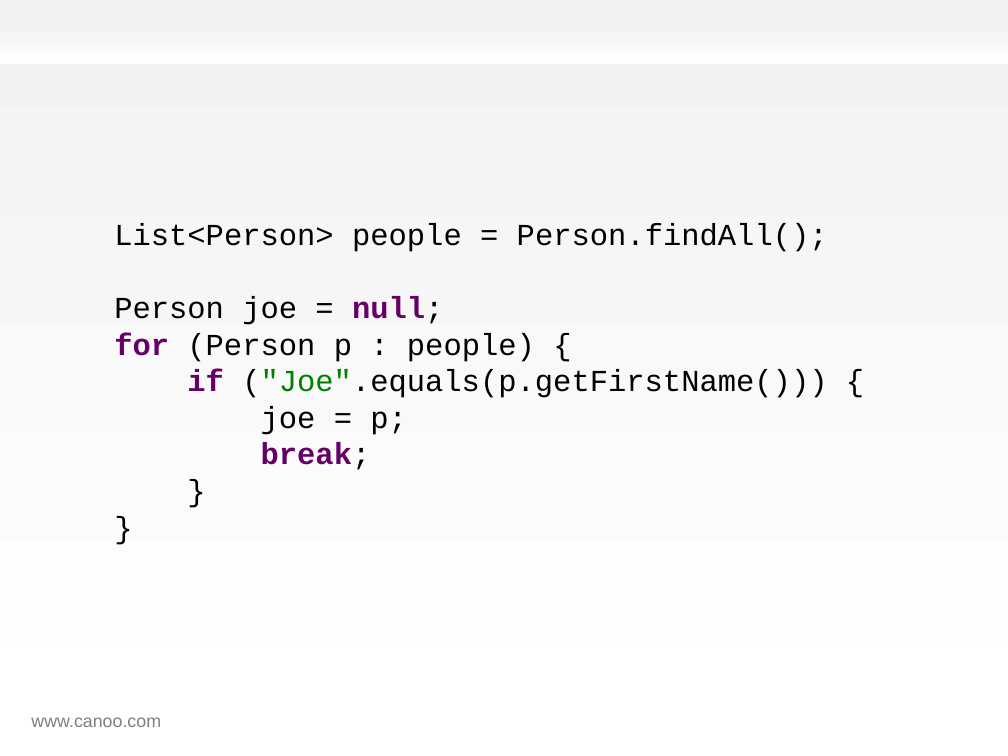
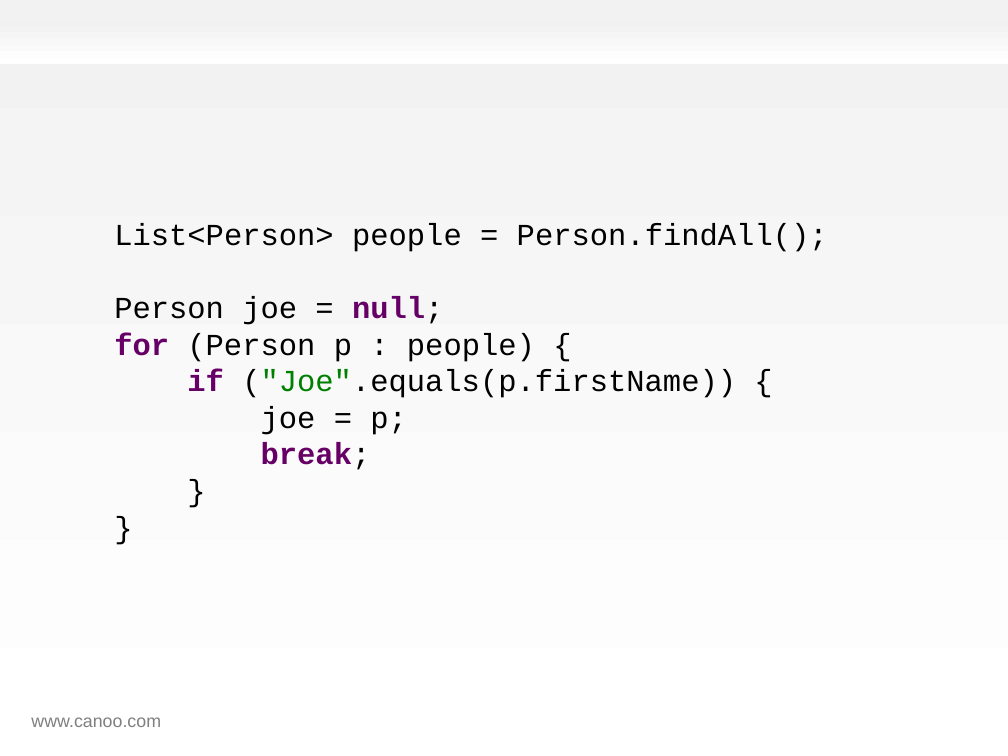
Before and after one commit to HamletDRC/presentations, a slide deck: slide 59 of effectivegroovy/effectivegroovy_gr82011.odp. Drawn at 1008x756 pixels with LibreOffice and Linux fonts; fonts in the diff are those of the drawing; background and template pictures are left out. Boxes give left, top, right and bottom in pixels: in the first picture for what was removed or moved away, otherwise in the second. Text is boxed around its words. In the diff, an @@ line names an element or a change of style, - is before the commit and + after.

```diff
--- a/effectivegroovy/effectivegroovy_gr82011.odp
+++ b/effectivegroovy/effectivegroovy_gr82011.odp
@@ text at (x1=187, y1=369, x2=736, y2=398): text changed @@
-if ("Joe".equals(p.getFirstName())) {
+if ("Joe".equals(p.firstName)) {
```
Also in this commit, not shown: 1 other slide changed.
